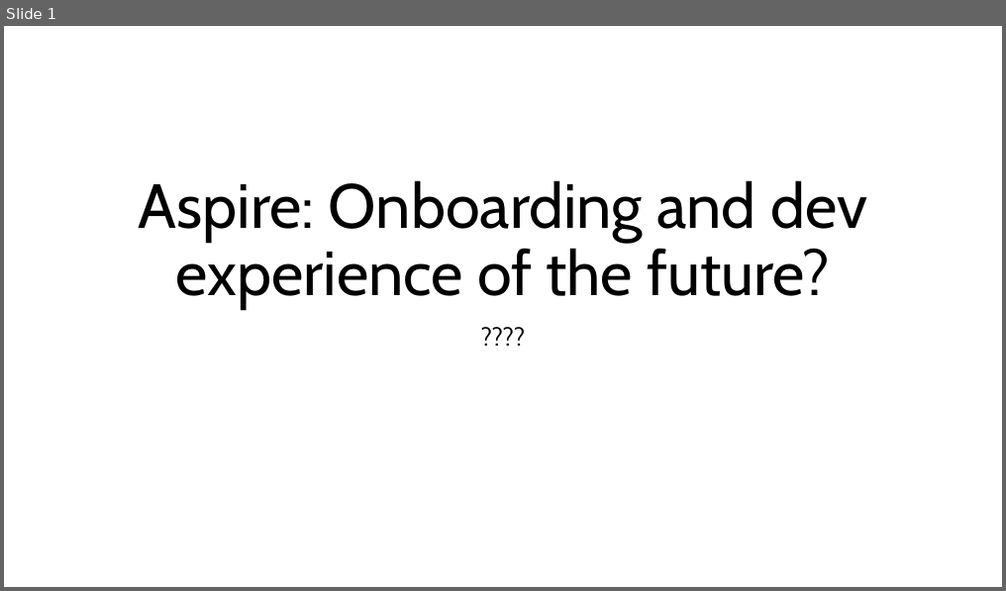
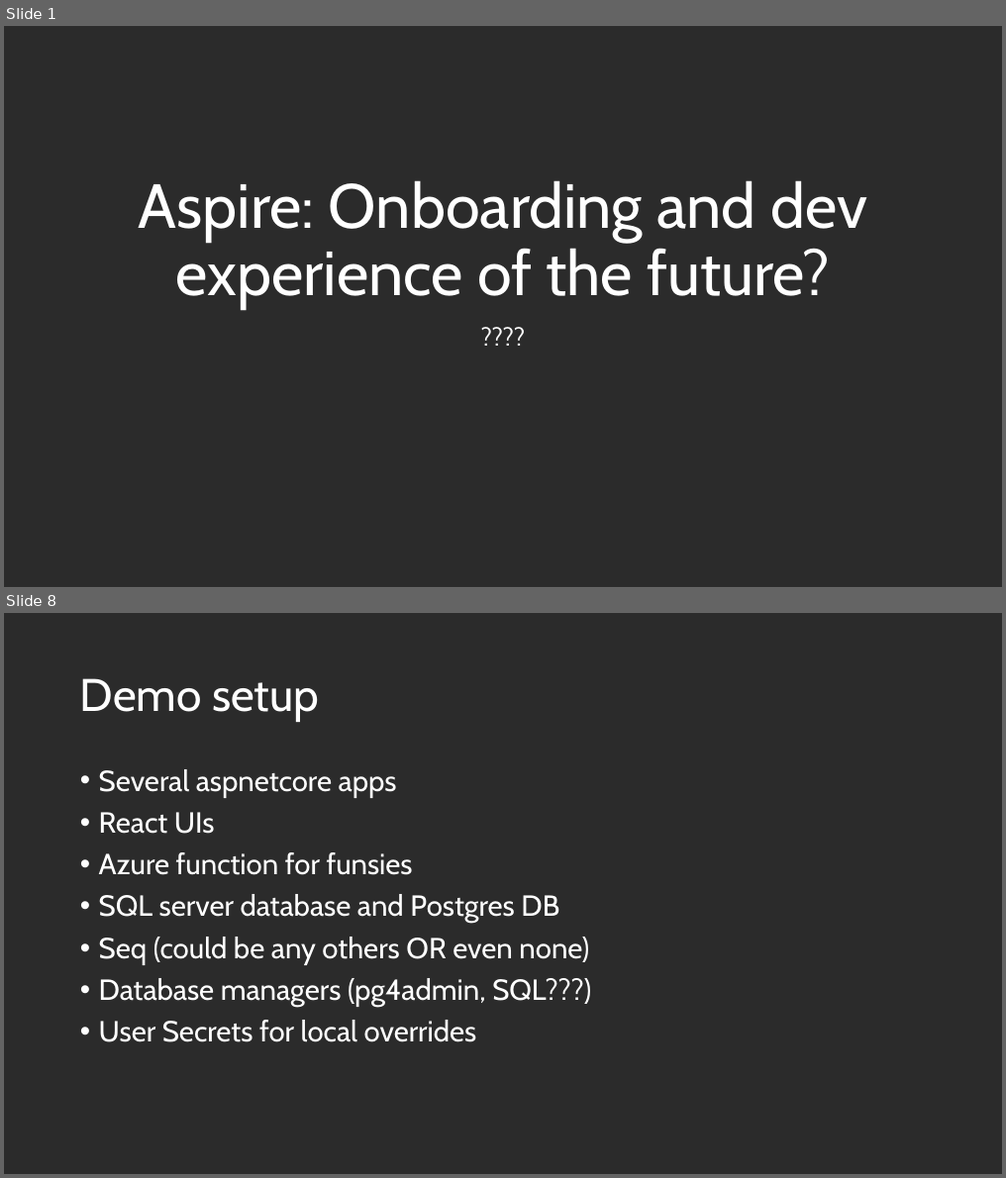
Before and after one commit to KFreon/Aspire-Onboarding-Talk, a slide deck: Aspire.pptx. Shown one above the other, each under a label of ours: slide 1 before the commit, slides 1 and 8 after it; the slides between them are not shown. The pictures are 1006x591 and 1006x1178 pixels, drawn with LibreOffice and Linux fonts; fonts in the diff are those of the drawing; background and template pictures are left out; a plain dark background stands for a picture behind light text. Boxes give left, top, right and bottom in pixels: in the first picture for what was removed or moved away, otherwise in the second. Text is boxed around its words. In the diff, an @@ line names an element or a change of style, - is before the commit and + after.

```diff
--- a/Aspire.pptx
+++ b/Aspire.pptx
@@ slide 8 added at bbox=[4, 613, 1002, 1174], background picture (left out) @@
@@ title added at bbox=[80, 678, 319, 722], 44 pt, text #FFFFFF @@
+Demo setup
@@ text added at bbox=[99, 769, 591, 1043], 28 pt, text #FFFFFF @@
+• Several aspnetcore apps
+• React UIs
+• Azure function for funsies
+• SQL server database and Postgres DB
+• Seq (could be any others OR even none)
+• Database managers (pg4admin, SQL???)
+• User Secrets for local overrides
@@ slide 1 changed as well @@
@@ background #FFFFFF to picture (left out) @@
@@ title "Aspire: Onboarding and dev experience ..." at bbox=[139, 180, 867, 310]: text colour #000000 to #FFFFFF @@
@@ subtitle "????" at bbox=[129, 321, 877, 457]: text colour #000000 to #FFFFFF @@
```
Also in this commit, not shown: 8 other slides added.
